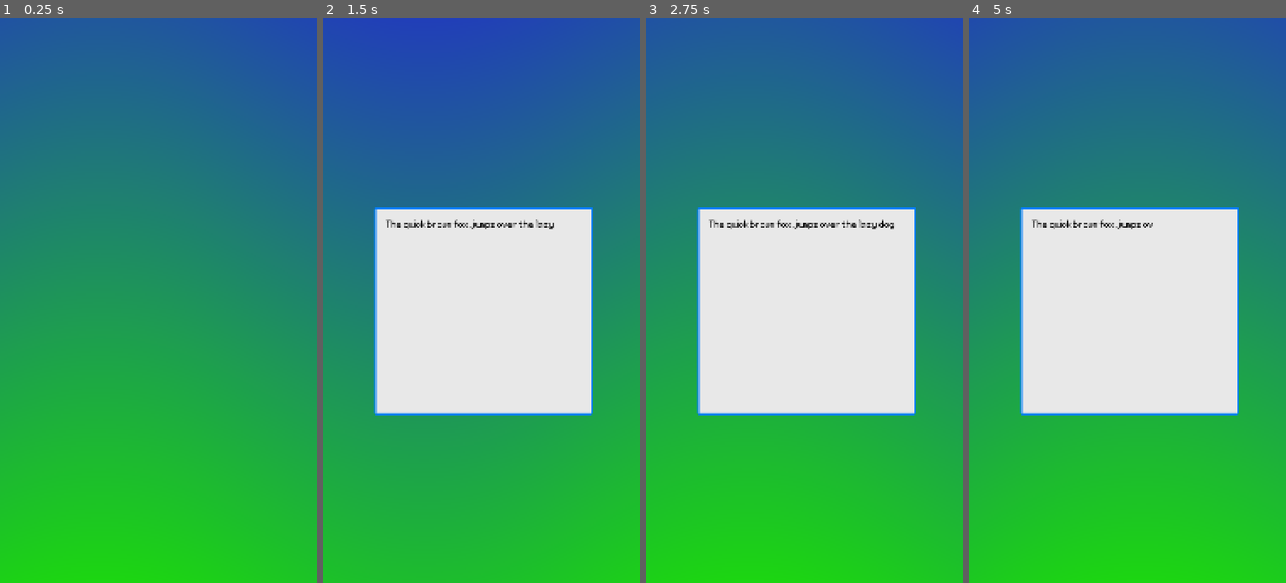
Above: before the commit, frames 1-4 (left to right).
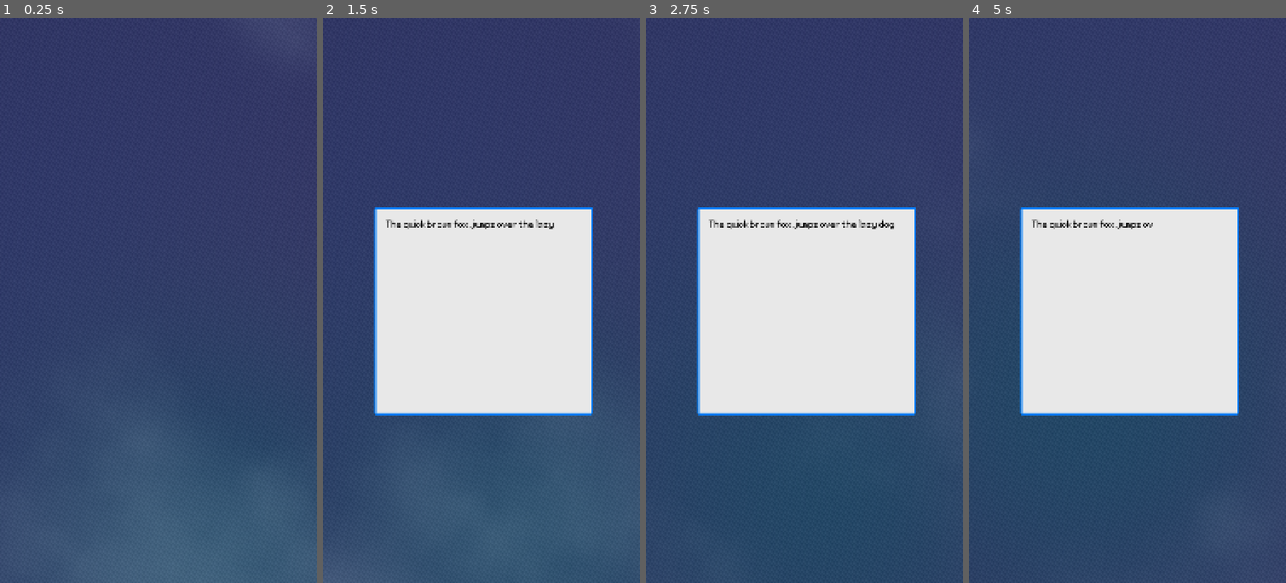
Above: after the commit, the same moments.

Repository: Masssmo/TxtBox
Game: Godot game, scene res://scenes/main.tscn
The game is run twice, just before and just after one commit, with the same random seed, the same clock (stepped at 60 frames per second) and the same inputs.
Inputs (mouse positions are in pixels of both pictures, inside the frame that each line leads up to):
- Up to frame 1 (0.25 s): no input
- Up to frame 2 (1.5 s): tap Enter at 0.5, 0.6 s; move the mouse to (551, 272) at 0.52 s; hold Up 0.53-1.25 s; click (551, 272) at 0.67 s; tap Space at 1.25 s; drag from (418, 328) to (465, 413) at 1.27 s
- Up to frame 3 (2.75 s): tap Enter at 2, 2.1 s; move the mouse to (836, 176) at 2.02 s; hold Up from 2.03 s (still down)
- Up to frame 4 (5 s): release Up at 2.75 s; tap Space at 2.75, 4.25 s; drag from (1111, 413) to (1032, 215) at 2.77 s; tap Enter at 3.5, 3.6 s; move the mouse to (1222, 385) at 3.52 s; hold Down 3.53-4.25 s; drag from (1032, 215) to (1079, 159) at 4.27 s

The runs differ from the first frame. In frame 1, 100% of the frame differs, in the area x 0-100%, y 0-100%; in frame 2, 75%; in frame 3, 75%; in frame 4, 75%.

Commit message:
updated shader

Diff:
--- a/scenes/main.tscn
+++ b/scenes/main.tscn
@@ -6,9 +6,17 @@
 
 [sub_resource type="ShaderMaterial" id="ShaderMaterial_0wfyh"]
 shader = ExtResource("2_sugp2")
-shader_parameter/color_a = Color(0.12729314, 0.2940468, 0.6686118, 1)
-shader_parameter/color_b = Color(0.110599995, 0.79, 0.121923305, 1)
-shader_parameter/speed = 2.50000011875
+shader_parameter/baseColor = Color(0.19430378, 0.20686772, 0.37844178, 1)
+shader_parameter/blobColor1 = Color(0.18, 0.22, 0.42, 1)
+shader_parameter/blobColor2 = Color(0.26, 0.2, 0.4, 1)
+shader_parameter/blobColor3 = Color(0.14, 0.28, 0.4, 1)
+shader_parameter/fogColor = Color(0.7543166, 0.84431696, 0.8893151, 0.91764706)
+shader_parameter/speed = 0.4510000214225
+shader_parameter/blobSize = 0.51900002139262
+shader_parameter/fogSpeed = 0.5
+shader_parameter/fogScale = 1.638000054055
+shader_parameter/fogStrength = 0.242000011495
+shader_parameter/grainStrength = 0.05000000074506
 
 [node name="Main" type="Control" unique_id=1316170176]
 layout_mode = 3
--- a/shaders/background.gdshader
+++ b/shaders/background.gdshader
@@ -1,20 +1,93 @@
 shader_type canvas_item;
 
-uniform vec4 color_a : source_color = vec4(0.1, 0.1, 0.3, 1.0);
-uniform vec4 color_b : source_color = vec4(0.8, 0.3, 0.5, 1.0);
-uniform float speed : hint_range(0.0, 5.0);
+// Palette
+uniform vec4 baseColor : source_color = vec4(0.10, 0.11, 0.22, 1.0);
+uniform vec4 blobColor1 : source_color = vec4(0.18, 0.22, 0.42, 1.0);
+uniform vec4 blobColor2 : source_color = vec4(0.26, 0.20, 0.40, 1.0);
+uniform vec4 blobColor3 : source_color = vec4(0.14, 0.28, 0.40, 1.0);
+uniform vec4 fogColor : source_color = vec4(0.80, 0.82, 0.95, 1.0);
 
-void vertex() {
-	// Called for every vertex the material is visible on.
+// Blobs
+uniform float speed : hint_range(0.0, 1.0) = 0.15;
+uniform float blobSize : hint_range(0.1, 1.5) = 0.55;
+
+// Fog
+uniform float fogSpeed : hint_range(0.0, 0.5) = 0.04;
+uniform float fogScale : hint_range(0.5, 10.0) = 3.0;
+uniform float fogStrength : hint_range(0.0, 1.0) = 0.12;
+
+// Grain (hides color banding in video)
+uniform float grainStrength : hint_range(0.0, 0.05) = 0.012;
+
+// A pseudo random number (0-1) for a grid cell. Uses integer maths so the same cell always gives exactly the same value.
+float hash(vec2 p) {
+	uvec2 q = uvec2(ivec2(floor(p))) * uvec2(1597334673u, 3812015801u);
+	uint n = (q.x ^ q.y) * 1597334673u;
+	return float(n) / 4294967295.0;
+}
+
+// Smooth-looking per-pixel noise for dithering (hides colour banding).
+float ditherNoise(vec2 pixel) {
+	return fract(52.9829189 * fract(dot(pixel, vec2(0.06711056, 0.00583715))));
+}
+
+// Smooth random hills : random values on a grid, blended smoothly between grid points.
+float valueNoise(vec2 p) {
+	vec2 cell = floor(p);
+	vec2 local = fract(p);
+	float a = hash(cell);
+	float b = hash(cell + vec2(1.0, 0.0));
+	float c = hash(cell + vec2(0.0, 1.0));
+	float d = hash(cell + vec2(1.0, 1.0));
+	vec2 smoothLocal = local * local * (3.0 - 2.0 * local);
+	return mix(mix(a, b, smoothLocal.x), mix(c, d, smoothLocal.x), smoothLocal.y);
+}
+
+// Layers of noise stacked from big to small: the "cloudy" look.
+float fbm(vec2 p) {
+	float value = 0.0;
+	float amplitude = 0.5;
+	for (int i = 0; i < 5; i++) {
+		value += amplitude * valueNoise(p);
+		p *= 2.0;
+		amplitude *= 0.5;
+	}
+	return value;
+}
+
+// How strongly a blob centred at `center` affects this pixel: 1 at the centre, fading softly to 0.
+float blob(vec2 uv, vec2 center, float size, float aspect) {
+	vec2 diff = uv - center;
+	diff.x *= aspect; // keep blobs round on a tall screen
+	float dist = length(diff);
+	return exp(-(dist * dist) / (size * size));
 }
 
 void fragment() {
-	// Called for every pixel the material is visible on.
-	float blend = UV.y + sin(TIME * speed + UV.x * 3.0) * 0.1;
-	COLOR = mix(color_a, color_b, blend);
+	float aspect = SCREEN_PIXEL_SIZE.y / SCREEN_PIXEL_SIZE.x; // width / height
+	float t = TIME * speed;
+
+	// Each blob drifts on its own slow looping path, with different speeds so they never sync up.
+	vec2 center1 = vec2(0.30 + 0.25 * sin(t * 1.0), 0.30 + 0.20 * cos(t * 0.8));
+	vec2 center2 = vec2(0.70 + 0.25 * cos(t * 0.7), 0.55 + 0.25 * sin(t * 0.9 + 1.0));
+	vec2 center3 = vec2(0.45 + 0.30 * sin(t * 0.6 + 2.0), 0.80 + 0.15 * cos(t * 1.1));
+
+	// Start from the base colour and blend each blob in on top.
+	vec3 col = baseColor.rgb;
+	col = mix(col, blobColor1.rgb, blob(UV, center1, blobSize, aspect));
+	col = mix(col, blobColor2.rgb, blob(UV, center2, blobSize, aspect));
+	col = mix(col, blobColor3.rgb, blob(UV, center3, blobSize, aspect));
+
+	// Fog: two noise layers drifting in different directions, blended together.
+	vec2 fogUv = vec2(UV.x * aspect, UV.y) * fogScale;
+	float fogTime = TIME * fogSpeed;
+	float fogA = fbm(fogUv + vec2(fogTime, fogTime * 0.3));
+	float fogB = fbm(fogUv * 1.4 + vec2(-fogTime * 0.6, fogTime * 0.2));
+	float fog = smoothstep(0.35, 0.75, (fogA + fogB) * 0.5);
+	col = mix(col, fogColor.rgb, fog * fogStrength);
+
+	// Tiny per-pixel noise so smooth gradients don't turn into visible bands after video compression.
+	col += (ditherNoise(FRAGCOORD.xy + fract(TIME) * 100.0) - 0.5) * grainStrength;
+
+	COLOR = vec4(col, 1.0);
 }
-
-//void light() {
-//	// Called for every pixel for every light affecting the CanvasItem.
-//	// Uncomment to replace the default light processing function with this one.
-//}
